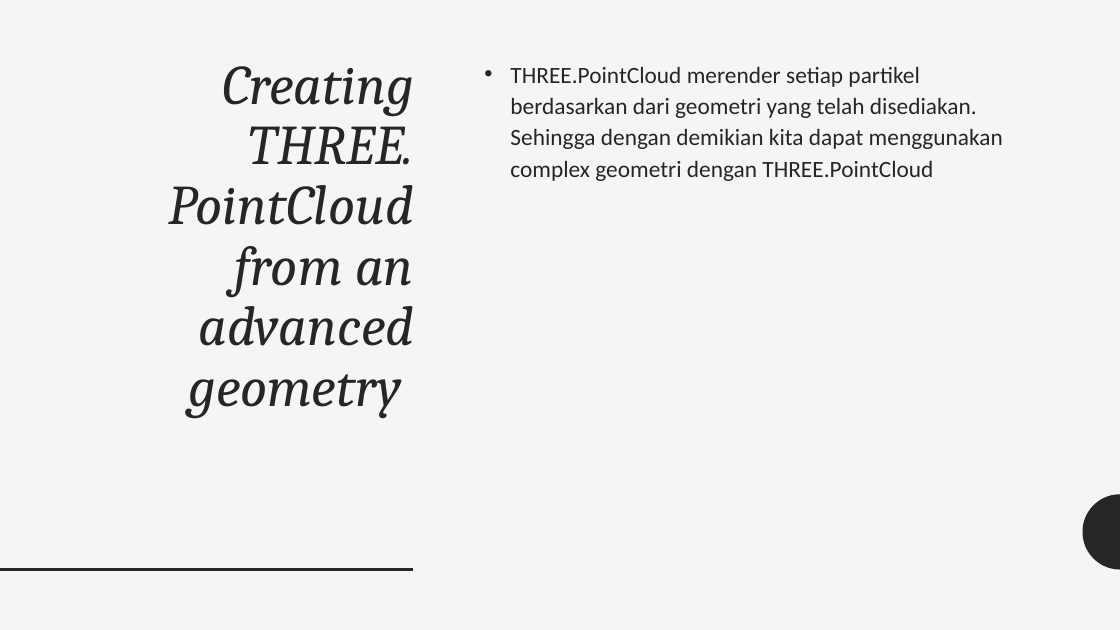
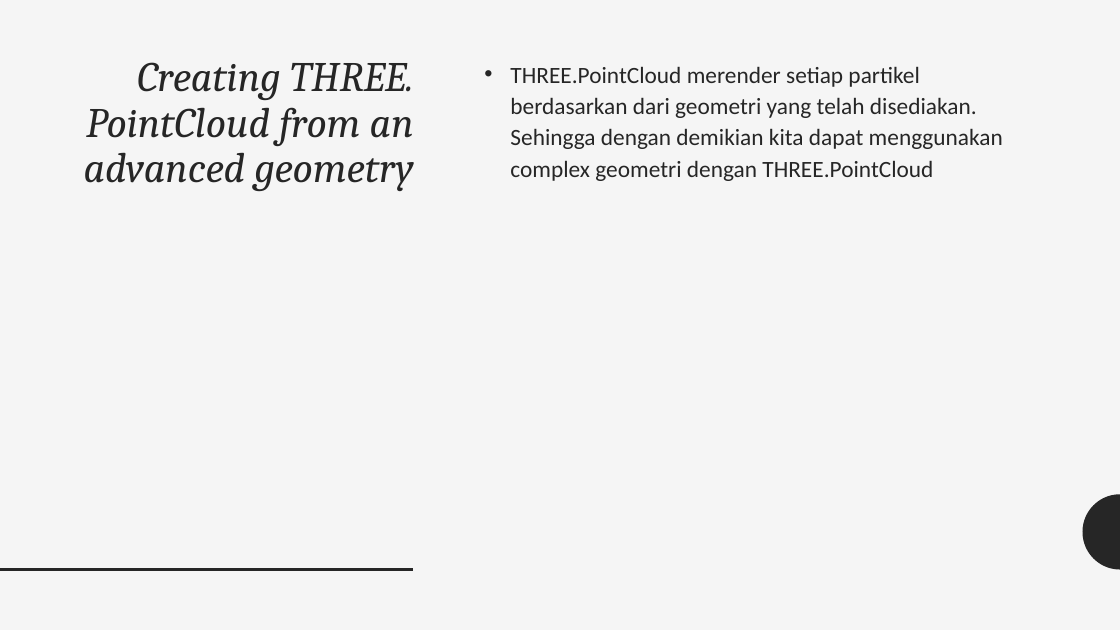
Before and after one commit to grafkom-d-if-its-2019/threejs-presentation-yolo, a slide deck: slide 11 of presentation/Particles, Sprites, and the Point Cloud.pptx (slide 7 before the commit). Drawn at 1120x630 pixels with LibreOffice and Linux fonts; fonts in the diff are those of the drawing. Boxes give left, top, right and bottom in pixels: in the first picture for what was removed or moved away, otherwise in the second. Text is boxed around its words. In the diff, an @@ line names an element or a change of style, - is before the commit and + after.

```diff
--- a/presentation/Particles, Sprites, and the Point Cloud.pptx
+++ b/presentation/Particles, Sprites, and the Point Cloud.pptx
@@ title "Creating THREE. PointCloud from an ..." at <box>84,62,414,191</box>: size 48 to 36 pt @@
```
Also in this commit, not shown: 5 other slides changed, 5 slides added.
